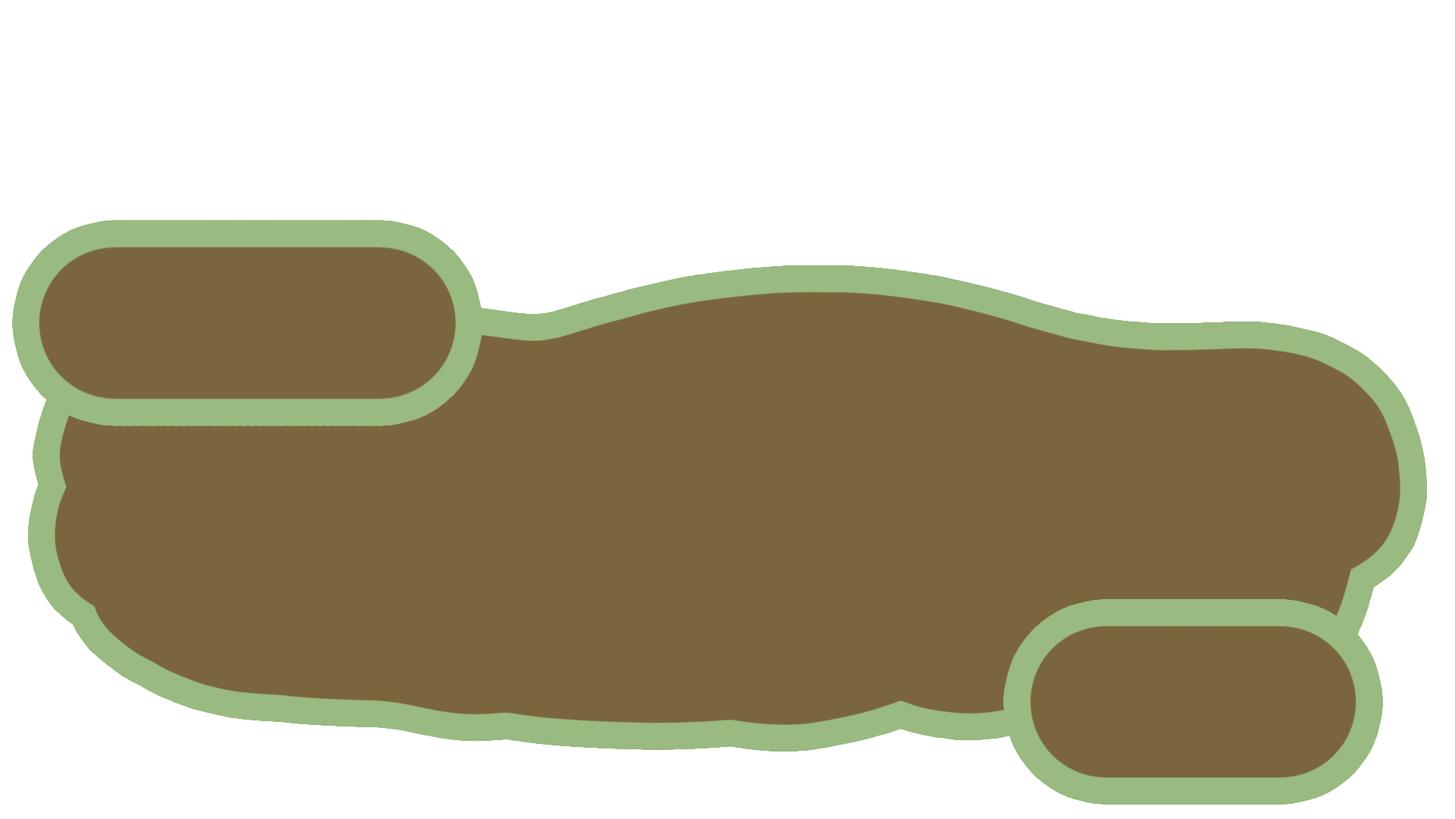
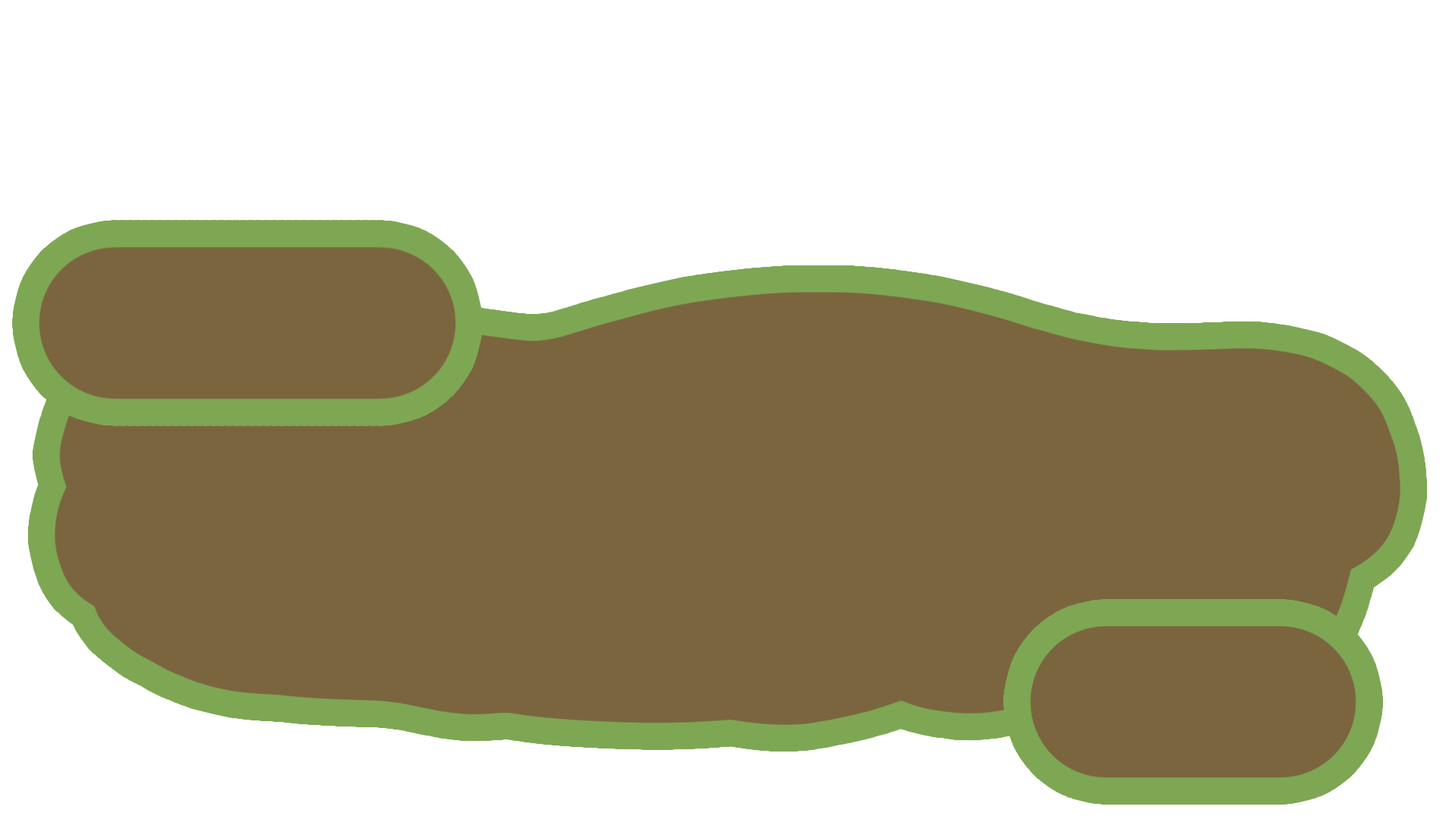
Layers edited between the first and the second w=1455, h=819 image:
pixels changed over [12, 219, 1428, 805] (layer not identified)
